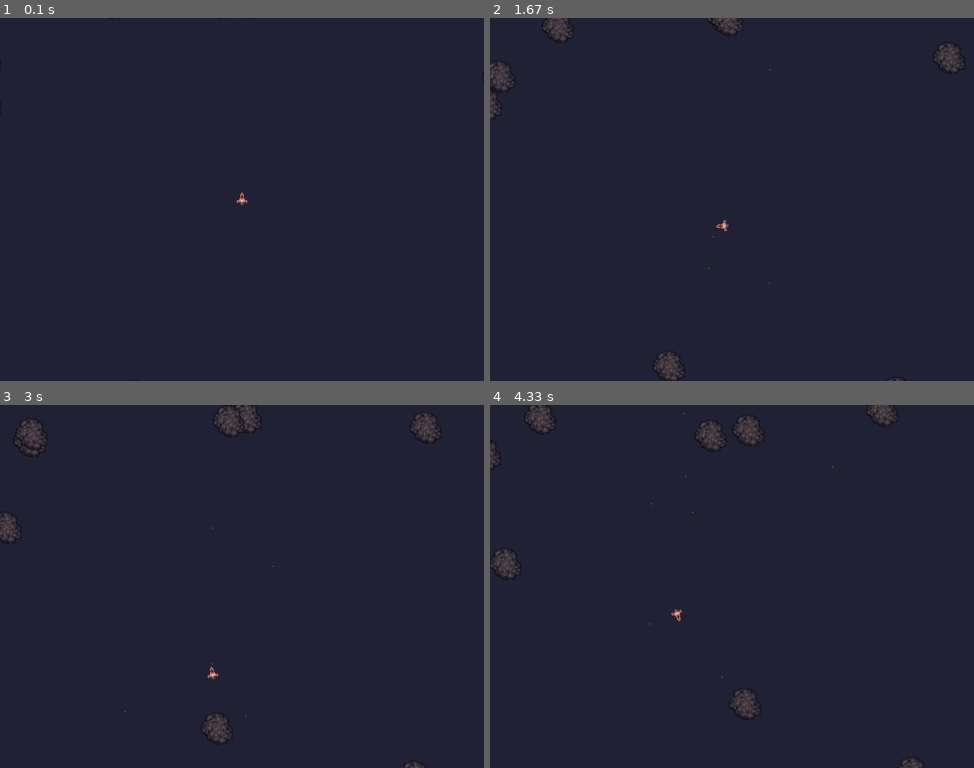
Above: before the commit, frames 1-4 (two rows, left to right).
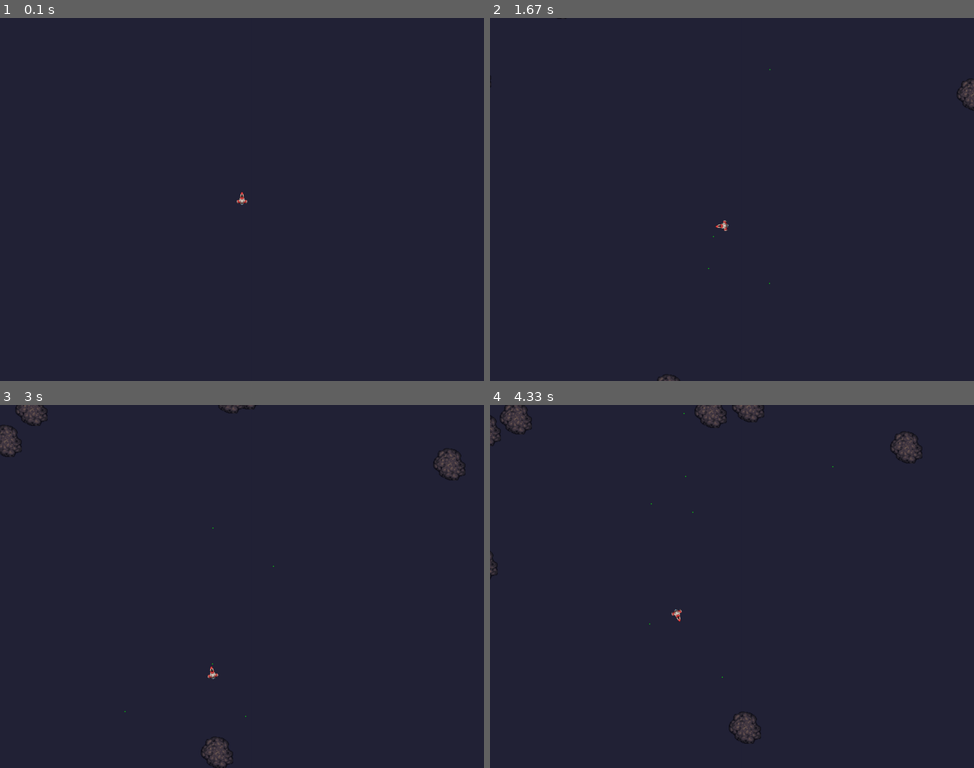
Above: after the commit, the same moments.

Repository: mattstoneham/Pygame
Game: pygame game, started from asteroids/asteroids.py
Two runs of this game, one before a commit and one after it. Both use one fixed random seed, a clock stepped at 60 frames per second and the inputs below.
Inputs:
- Up to frame 1 (0.1 s): no input
- Up to frame 2 (1.67 s): tap Space at 0.33, 0.73, 1.03, 1.23, 1.57 s; hold D 0.67-1.13 s; hold W 1.17-1.47 s; hold D from 1.5 s (still down)
- Up to frame 3 (3 s): tap Space at 1.87, 2.07, 2.37, 2.63, 2.93 s; release D at 1.97 s; hold A 2-2.53 s; hold A 2.57-2.97 s
- Up to frame 4 (4.33 s): hold W 3-3.37 s; tap Space at 3.07, 3.47, 3.77, 4.13 s; hold D 3.4-4.03 s; hold A from 4.07 s (still down)

The runs differ from the first frame. In frame 1, less than 0.1% of the frame differs, in the area x 0-100%, y 0-100%; in frame 2, 1.2%; in frame 3, 2.0%; in frame 4, 2.4%, in the area x 0-90%, y 0-100%.

Commit message:
Modified class structure to improve function sharing.
Added new SpaceObject inheriting from pygame.sprite.Sprite

Projectile and Asteroid classes now inherit from SpaceObject

(Player class will do shortly!)

Diff:
--- a/asteroids/asteroids.py
+++ b/asteroids/asteroids.py
@@ -33,6 +33,50 @@
     def get_center(self):
         return (int(self.WINDOWSIZE[0] / 2), int(self.WINDOWSIZE[1] / 2))
 
+
+
+class SpaceObject(pygame.sprite.Sprite):
+
+    global GameState, SPRITEDIR, COLOURS
+
+    def __init__(self, window):
+        pygame.sprite.Sprite.__init__(self)  # init the parent class
+        #print('SpaceObject init')
+
+        self.window = window
+
+        self.position = pygame.Vector2(0, 0)
+        self.orientation = 0
+        self.motion_vector = pygame.Vector2(0, 0)
+
+        self.image_original = pygame.Surface((20, 20))
+        self.image_original.fill((COLOURS['GREEN']))
+        self.image = self.image_original.copy()
+        self.rect = self.image.get_rect()
+        self.wraparound = False  # initially disable wraparound so we can spawn off screen
+        self.screenpadding = (self.image_original.get_rect().size[1] / 2)  # set wrap screen padding to half sprite size
+
+    def set_wraparound(self):
+        # wraparound behaviour, false by default. This method can be overwritten to modify this (see Asteroid class)
+        return False
+
+    def update(self):
+        if not self.wraparound:
+            self.wraparound = self.set_wraparound()  # check if conditions have been met to enable/disable wraparound
+
+        if self.wraparound:
+            # screen position wrap around
+            if self.position.x < -self.screenpadding:
+                self.position.x = self.window.WINDOWSIZE[0] + self.screenpadding
+            if self.position.x > self.window.WINDOWSIZE[0] + self.screenpadding:
+                self.position.x = -self.screenpadding
+            if self.position.y < -self.screenpadding:
+                self.position.y = self.window.WINDOWSIZE[1] + self.screenpadding
+            if self.position.y > self.window.WINDOWSIZE[1] + self.screenpadding:
+                self.position.y = -self.screenpadding
+
+        self.position += self.motion_vector
+        self.rect.center = self.position
 
 
 
@@ -51,6 +95,8 @@
 
 
     def __init__(self, window):  # class constructor
+        pygame.sprite.Sprite.__init__(self)  # init the parent class
+
         # class properties
         self.player_name = ''
         self.score = 0
@@ -65,7 +111,6 @@
         self.fire_speed = 100 # interval in millisecond between firing
         self.projectile_speed = 3  # speed of fired projectile
 
-        pygame.sprite.Sprite.__init__(self)  # init the parent class
         self.window = window  # store a link to the window obj so we can query info about it
         self.ship_original = pygame.image.load(os.path.join(SPRITEDIR, 'player.png'))#.convert()
         self.ship_original = pygame.transform.smoothscale(self.ship_original, (26, 38))
@@ -155,12 +200,7 @@
         self.image_original = self.ship_original.copy()
 
 
-
-
-class Asteroid(pygame.sprite.Sprite):
-
-    # global variables
-    global GameState, SPRITEDIR, COLOURS
+class Asteroid(SpaceObject):
 
     # static properties
     TYPE = 'Asteroid'
@@ -168,7 +208,7 @@
     MAX_VECTOR = 0.75
     MIN_ROTATE_SPEED = 0
     MAX_ROTATE_SPEED = 10
-    SPAWN_SCREEN_PAD = -250
+    SPAWN_SCREEN_PAD = -100
 
     # resource definitions
     asteroid_sprites_a = {1: 'asteroid_01_a.png', 2: 'asteroid_02_a.png', 3: 'asteroid_03_a.png'}
@@ -176,14 +216,12 @@
     asteroid_sprites_c = {1: 'asteroid_01_a.png', 2: 'asteroid_02_a.png', 3: 'asteroid_03_a.png'}
     asteroid_sprites_d = {1: 'asteroid_01_a.png', 2: 'asteroid_02_a.png', 3: 'asteroid_03_a.png'}
 
-
     def __init__(self, window):  # class constructor
-        pygame.sprite.Sprite.__init__(self)  # init the parent class
+        SpaceObject.__init__(self, window)  # init the parent class
+        #print('Asteroid init (inherit from SpaceObject')
 
         self.asteroid_sprites = {}
-        self.position = pygame.Vector2()
-        self.motion_vector = pygame.Vector2()
-        self.orientation = 0
+
         self.rotation_speed = 1
         self.stage = 1
         self.health = 100
@@ -194,12 +232,13 @@
                                                   self.asteroid_sprites_c, self.asteroid_sprites_d], 1)[0]
         self.image_original = pygame.image.load(os.path.join(SPRITEDIR, self.asteroid_sprites[self.stage]))
         self.image_original = pygame.transform.smoothscale(self.image_original, (80, 80))
+        self.screenpadding = (self.image_original.get_rect().size[1] / 2)  # set wrap screen padding to half sprite size
         self.image = self.image_original.copy()
         self.image.set_colorkey((COLOURS['BLACK']))
         self.rect = self.image.get_rect()
-        self.wraparound = False  # initially disable wraparound so we can spawn off screen
-        self.screenpadding = (self.image_original.get_rect().size[0] / 2) #  set wrap screen padding to half sprite size
-
+
+
+        # SPAWNING
 
         # pick random side to spawn - top, left, right, bottom
         spawnside = np.random.choice(['top', 'bottom', 'left', 'right'], 1)[0]
@@ -210,44 +249,60 @@
         # pick random (range constrained) position and vector rotate to start
         if spawnside == 'top':
             self.position = pygame.Vector2(random.randint(0, window.WINDOWSIZE[0]), self.SPAWN_SCREEN_PAD)
-            self.motion_vector = self.motion_vector.rotate((random.randint(-80, 80))-1)
+            self.motion_vector = self.motion_vector.rotate((random.randint(-80, 80)) - 1)
         if spawnside == 'left':
             self.position = pygame.Vector2(self.SPAWN_SCREEN_PAD, random.randint(0, window.WINDOWSIZE[1]))
-            self.motion_vector = self.motion_vector.rotate((random.randint(10, 170))*-1)
+            self.motion_vector = self.motion_vector.rotate((random.randint(10, 170)) * -1)
         if spawnside == 'right':
-            self.position = pygame.Vector2(window.WINDOWSIZE[0] - self.SPAWN_SCREEN_PAD, random.randint(0, window.WINDOWSIZE[1]))
-            self.motion_vector = self.motion_vector.rotate((random.randint(190, 350))*-1)
+            self.position = pygame.Vector2(window.WINDOWSIZE[0] - self.SPAWN_SCREEN_PAD,
+                                           random.randint(0, window.WINDOWSIZE[1]))
+            self.motion_vector = self.motion_vector.rotate((random.randint(190, 350)) * -1)
         if spawnside == 'bottom':
-            self.position = pygame.Vector2(random.randint(0, window.WINDOWSIZE[0]), window.WINDOWSIZE[1] - self.SPAWN_SCREEN_PAD)
-            self.motion_vector = self.motion_vector.rotate((random.randint(100, 260))-1)
+            self.position = pygame.Vector2(random.randint(0, window.WINDOWSIZE[0]),
+                                           window.WINDOWSIZE[1] - self.SPAWN_SCREEN_PAD)
+            self.motion_vector = self.motion_vector.rotate((random.randint(100, 260)) - 1)
 
         self.rect.center = self.position
 
 
-    def update(self):
-
+    def set_wraparound(self):  # overrides inherited method to allow spawning off screen, with wraparound set to true once visible
+        self.wraparound = False
         if not self.wraparound:  # check to see if we should enable wraparound positioning, this is disabled at first
             if self.position.x > 0 and self.position.x < self.window.WINDOWSIZE[0]:
                 if self.position.y > 0 and self.position.y < self.window.WINDOWSIZE[1]:
                     self.wraparound = True
-
-        # screen position wrap around
-        if self.position.x < -self.screenpadding:
-            self.position.x = self.window.WINDOWSIZE[0] + self.screenpadding
-        if self.position.x > self.window.WINDOWSIZE[0] + self.screenpadding:
-            self.position.x = -self.screenpadding
-        if self.position.y < -self.screenpadding:
-            self.position.y = self.window.WINDOWSIZE[1] + self.screenpadding
-        if self.position.y > self.window.WINDOWSIZE[1] + self.screenpadding:
-            self.position.y = -self.screenpadding
-
-        self.position += self.motion_vector
-        self.rect.center = self.position
-
-
-
-
-class Projectile(pygame.sprite.Sprite):
+        return self.wraparound
+
+
+class Projectile(SpaceObject):
+
+    # static properties
+    TYPE = 'Projectile'
+
+    def __init__(self, window, position, ship_vector, ship_orientation, speed, spawntime):  # class constructor
+        SpaceObject.__init__(self, window)  # init the parent class
+
+        self.position += position
+        self.speed = speed
+        self.orientation = ship_orientation
+        self.motion_vector.xy = 0, self.speed * -1
+        self.motion_vector = self.motion_vector.rotate(self.orientation * -1)
+        self.motion_vector += ship_vector
+
+        self.spawntime = spawntime
+        self.life = 5000  # milliseconds
+        # print('spawned projectile at {0} with vector {1}'.format(self.position, self.motion_vector))
+        self.window = window
+
+        self.image_original = pygame.Surface((2, 2))
+        self.image_original.fill((COLOURS['GREEN']))
+        self.image = self.image_original.copy()
+        self.rect = self.image.get_rect()
+        self.screenpadding = (self.image_original.get_rect().size[1] / 2)  # set wrap screen padding to half sprite size
+
+
+
+class Projectile_old(pygame.sprite.Sprite):
     # global variables
     global GameState, SPRITEDIR, COLOURS
 
